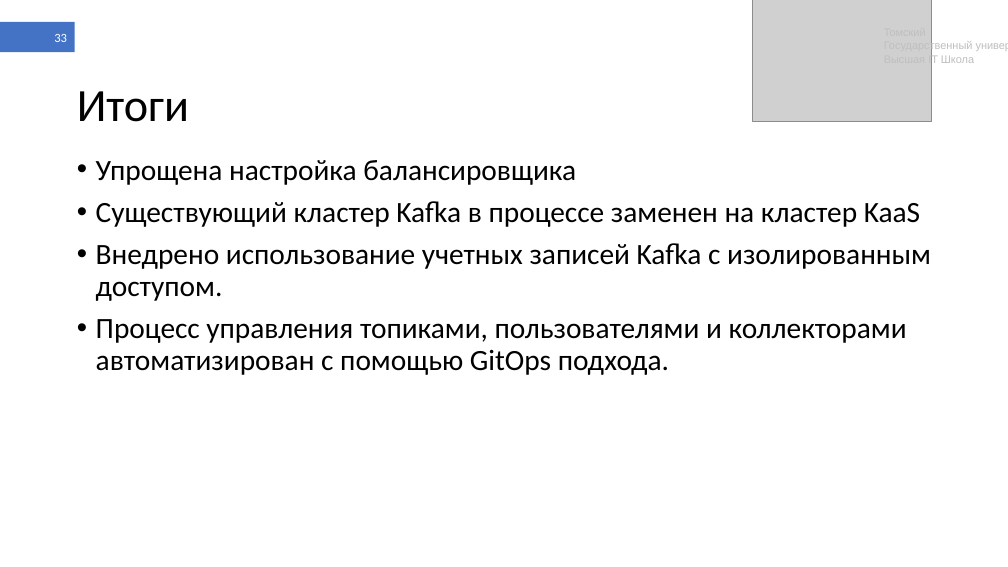
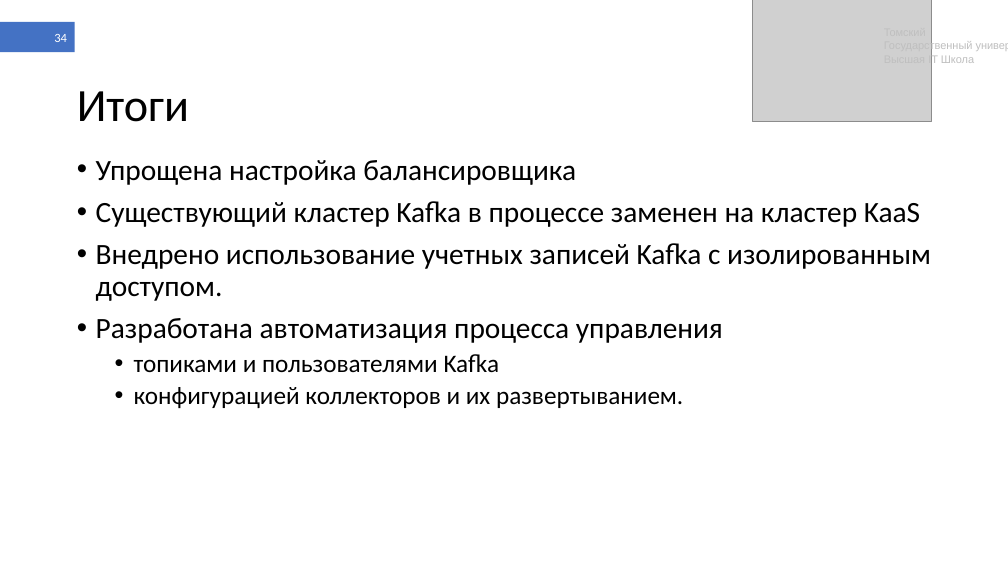
Before and after one commit to shameoff/GraduateWork, a slide deck: slide 34 of Презентация ВКР (в шаблоне).pptx (slide 33 before the commit). Drawn at 1008x567 pixels with LibreOffice and Linux fonts; fonts in the diff are those of the drawing; grey boxes stand for pictures. Boxes give left, top, right and bottom in pixels: in the first picture for what was removed or moved away, otherwise in the second. Text is boxed around its words. In the diff, an @@ line names an element or a change of style, - is before the commit and + after.

```diff
--- a/Презентация ВКР (в шаблоне).pptx
+++ b/Презентация ВКР (в шаблоне).pptx
@@ page number at <box>54,34,67,42</box>: text changed @@
-33
+34
@@ text at <box>96,318,723,408</box>: text changed; size 28 to 24 pt @@
-• Процесс управления топиками, пользователями и коллекторами автоматизирован с помощью GitOps подхода.
+• Разработана автоматизация процесса управления
+  • топиками и пользователями Kafka
+  • конфигурацией коллекторов и их развертыванием.
```
Also in this commit, not shown: 14 other slides changed, 2 slides added, 1 slide removed.
